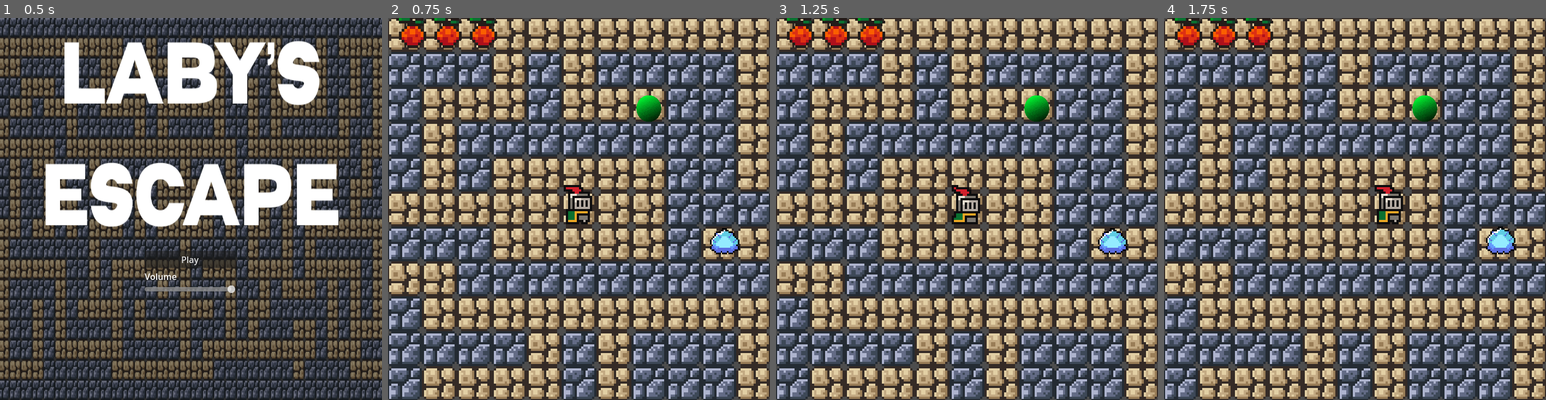
Above: before the commit, frames 1-4 (left to right).
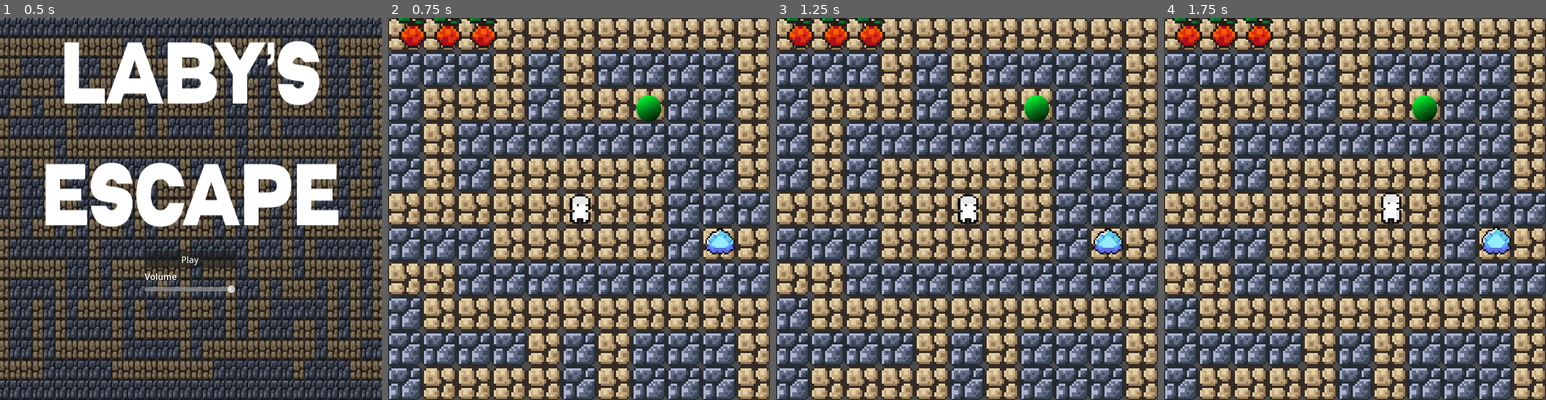
Above: after the commit, the same moments.

Repository: bautiilb/chilli-gamejam
Game: Godot game, scene res://scenes/main_menu.tscn
Same seed, same stepped clock (60 frames per second), same inputs: the game is played once before the commit and once after it.
Inputs:
- Up to frame 1 (0.5 s): no input
- Up to frame 2 (0.75 s): click "Play" at 0.5 s
- Up to frame 3 (1.25 s): no input
- Up to frame 4 (1.75 s): hold Right (ui_right) from 1.28 s (still down)

Frame 1 is identical in both runs. In frame 2, 0.9% of the frame differs, in the area x 46-92%, y 43-62%; in frame 3, 0.9%; in frame 4, 0.9%, in the area x 55-92%, y 43-62%.

Commit message:
realizo pequeños cambios en las posiciones de enemigos

Diff:
--- a/scenes/enemy.tscn
+++ b/scenes/enemy.tscn
@@ -41,7 +41,6 @@
 }]
 
 [sub_resource type="RectangleShape2D" id="RectangleShape2D_e1ltt"]
-
 size = Vector2(4, 7)
 
 [node name="Enemy" type="Node2D"]
@@ -57,13 +56,11 @@
 frame_progress = 0.44262713
 
 [node name="Killzone" parent="." instance=ExtResource("3_c4w8v")]
-
 collision_layer = 4
 collision_mask = 1
 
 [node name="CollisionShape2D" type="CollisionShape2D" parent="Killzone"]
 position = Vector2(0, -6)
-
 shape = SubResource("RectangleShape2D_e1ltt")
 
 [node name="RayCastR" type="RayCast2D" parent="."]
--- a/scenes/nivel_01.tscn
+++ b/scenes/nivel_01.tscn
@@ -147,7 +147,7 @@
 
 [node name="Player" parent="." node_paths=PackedStringArray("camera") instance=ExtResource("1_idmbi")]
 top_level = true
-position = Vector2(-1, 7)
+position = Vector2(0, 7)
 camera = NodePath("../Camera2D")
 
 [node name="Camera2D" type="Camera2D" parent="."]
@@ -167,16 +167,19 @@
 position = Vector2(24, -54)
 
 [node name="Enemy" parent="." instance=ExtResource("4_rb4s4")]
-position = Vector2(-105, 32)
+position = Vector2(-104, 30)
 
 [node name="Enemy4" parent="." instance=ExtResource("4_rb4s4")]
-position = Vector2(137, -114)
+position = Vector2(136, -115)
 
 [node name="Enemy3" parent="." instance=ExtResource("4_rb4s4")]
-position = Vector2(59, 13)
+position = Vector2(57, 13)
 
 [node name="Enemy2" parent="." instance=ExtResource("4_rb4s4")]
-position = Vector2(-198, 76)
+position = Vector2(-199, 77)
+
+[node name="Enemy5" parent="." instance=ExtResource("4_rb4s4")]
+position = Vector2(-136, 141)
 
 [node name="AudioStreamPlayer" type="AudioStreamPlayer" parent="."]
 stream = ExtResource("5_ftixv")
@@ -184,3 +187,9 @@
 autoplay = true
 bus = &"Music"
 parameters/looping = true
+
+[node name="Enemy6" parent="." instance=ExtResource("4_rb4s4")]
+position = Vector2(-136, -114)
+
+[node name="Enemy7" parent="." instance=ExtResource("4_rb4s4")]
+position = Vector2(89, 189)
--- a/scenes/nivel_02.tscn
+++ b/scenes/nivel_02.tscn
@@ -147,7 +147,7 @@
 
 [node name="Player" parent="." node_paths=PackedStringArray("camera") instance=ExtResource("1_yuxx0")]
 top_level = true
-position = Vector2(-8, 7)
+position = Vector2(-7, 7)
 camera = NodePath("../Camera2D")
 
 [node name="Camera2D" type="Camera2D" parent="."]
@@ -171,16 +171,16 @@
 position = Vector2(-143, 109)
 
 [node name="Enemy5" parent="." instance=ExtResource("4_v2grs")]
-position = Vector2(114, -86)
+position = Vector2(114, -84)
 
 [node name="Enemy4" parent="." instance=ExtResource("4_v2grs")]
-position = Vector2(-48, -53)
+position = Vector2(-47, -50)
 
 [node name="Enemy3" parent="." instance=ExtResource("4_v2grs")]
 position = Vector2(65, 76)
 
 [node name="Enemy2" parent="." instance=ExtResource("4_v2grs")]
-position = Vector2(-191, -99)
+position = Vector2(-190, -100)
 
 [node name="AudioStreamPlayer" type="AudioStreamPlayer" parent="."]
 stream = ExtResource("5_di7vc")
@@ -188,3 +188,9 @@
 autoplay = true
 bus = &"Music"
 parameters/looping = true
+
+[node name="Enemy6" parent="." instance=ExtResource("4_v2grs")]
+position = Vector2(-15, -179)
+
+[node name="Enemy7" parent="." instance=ExtResource("4_v2grs")]
+position = Vector2(-111, 189)
--- a/scenes/nivel_03.tscn
+++ b/scenes/nivel_03.tscn
@@ -147,7 +147,7 @@
 
 [node name="Player" parent="." node_paths=PackedStringArray("camera") instance=ExtResource("1_5sl3o")]
 top_level = true
-position = Vector2(-12, -2)
+position = Vector2(-11, -2)
 camera = NodePath("../Camera2D")
 
 [node name="Camera2D" type="Camera2D" parent="."]
@@ -168,19 +168,19 @@
 position = Vector2(33, -120)
 
 [node name="Enemy" parent="." instance=ExtResource("4_ihaaj")]
-position = Vector2(-174, 96)
+position = Vector2(-173, 93)
 
 [node name="Enemy5" parent="." instance=ExtResource("4_ihaaj")]
 position = Vector2(176, 29)
 
 [node name="Enemy4" parent="." instance=ExtResource("4_ihaaj")]
-position = Vector2(-126, -4)
+position = Vector2(-125, -2)
 
 [node name="Enemy3" parent="." instance=ExtResource("4_ihaaj")]
-position = Vector2(17, 80)
+position = Vector2(18, 78)
 
 [node name="Enemy2" parent="." instance=ExtResource("4_ihaaj")]
-position = Vector2(112, -131)
+position = Vector2(114, -131)
 
 [node name="AudioStreamPlayer" type="AudioStreamPlayer" parent="."]
 stream = ExtResource("5_mh8ru")
@@ -188,3 +188,9 @@
 autoplay = true
 bus = &"Music"
 parameters/looping = true
+
+[node name="Enemy6" parent="." instance=ExtResource("4_ihaaj")]
+position = Vector2(-30, 189)
+
+[node name="Enemy7" parent="." instance=ExtResource("4_ihaaj")]
+position = Vector2(-157, -130)
--- a/scenes/nivel_04.tscn
+++ b/scenes/nivel_04.tscn
@@ -168,16 +168,16 @@
 position = Vector2(-94, -103)
 
 [node name="Enemy" parent="." instance=ExtResource("4_j5elm")]
-position = Vector2(-143, 108)
+position = Vector2(-143, 107)
 
 [node name="Enemy5" parent="." instance=ExtResource("4_j5elm")]
-position = Vector2(64, -100)
+position = Vector2(65, -99)
 
 [node name="Enemy4" parent="." instance=ExtResource("4_j5elm")]
-position = Vector2(-47, -52)
+position = Vector2(-47, -51)
 
 [node name="Enemy3" parent="." instance=ExtResource("4_j5elm")]
-position = Vector2(48, -35)
+position = Vector2(49, -34)
 
 [node name="Enemy2" parent="." instance=ExtResource("4_j5elm")]
 position = Vector2(-207, -35)
@@ -188,3 +188,6 @@
 autoplay = true
 bus = &"Music"
 parameters/looping = true
+
+[node name="Enemy6" parent="." instance=ExtResource("4_j5elm")]
+position = Vector2(65, 189)
--- a/scenes/nivel_05.tscn
+++ b/scenes/nivel_05.tscn
@@ -168,19 +168,19 @@
 position = Vector2(17, 104)
 
 [node name="Enemy" parent="." instance=ExtResource("4_cevq1")]
-position = Vector2(-145, 111)
+position = Vector2(-143, 110)
 
 [node name="Enemy5" parent="." instance=ExtResource("4_cevq1")]
-position = Vector2(114, -80)
+position = Vector2(113, -82)
 
 [node name="Enemy4" parent="." instance=ExtResource("4_cevq1")]
-position = Vector2(-46, -47)
+position = Vector2(-46, -50)
 
 [node name="Enemy3" parent="." instance=ExtResource("4_cevq1")]
 position = Vector2(17, 78)
 
 [node name="Enemy2" parent="." instance=ExtResource("4_cevq1")]
-position = Vector2(-256, 15)
+position = Vector2(2, 157)
 
 [node name="AudioStreamPlayer" type="AudioStreamPlayer" parent="."]
 stream = ExtResource("5_7ef8s")
@@ -188,3 +188,6 @@
 autoplay = true
 bus = &"Music"
 parameters/looping = true
+
+[node name="Enemy6" parent="." instance=ExtResource("4_cevq1")]
+position = Vector2(-96, -179)
--- a/scenes/nivel_06.tscn
+++ b/scenes/nivel_06.tscn
@@ -168,16 +168,16 @@
 position = Vector2(49, 25)
 
 [node name="Enemy" parent="." instance=ExtResource("4_vthgn")]
-position = Vector2(-145, 111)
+position = Vector2(-143, 110)
 
 [node name="Enemy5" parent="." instance=ExtResource("4_vthgn")]
-position = Vector2(113, -79)
+position = Vector2(113, -83)
 
 [node name="Enemy4" parent="." instance=ExtResource("4_vthgn")]
-position = Vector2(-46, -47)
+position = Vector2(33, -52)
 
 [node name="Enemy3" parent="." instance=ExtResource("4_vthgn")]
-position = Vector2(66, 80)
+position = Vector2(65, 77)
 
 [node name="Enemy2" parent="." instance=ExtResource("4_vthgn")]
 position = Vector2(-208, -67)
@@ -188,3 +188,9 @@
 autoplay = true
 bus = &"Music"
 parameters/looping = true
+
+[node name="Enemy6" parent="." instance=ExtResource("4_vthgn")]
+position = Vector2(-111, -196)
+
+[node name="Enemy7" parent="." instance=ExtResource("4_vthgn")]
+position = Vector2(98, 174)
--- a/scenes/player.tscn
+++ b/scenes/player.tscn
@@ -1,161 +1,44 @@
-[gd_scene load_steps=28 format=3 uid="uid://d1yygmnwdub3f"]
+[gd_scene load_steps=12 format=3 uid="uid://d1yygmnwdub3f"]
 
-[ext_resource type="Texture2D" uid="uid://conhu68bnbcg2" path="res://assets/brackeys_platformer_assets/sprites/knight.png" id="1_3vyb7"]
 [ext_resource type="Script" uid="uid://t806i02vdqfi" path="res://scenes/player.gd" id="1_g2els"]
-[ext_resource type="Script" path="res://scenes/h_box_container.gd" id="3_dqkch"]
+[ext_resource type="Script" uid="uid://ronk4rqa4p7y" path="res://scenes/h_box_container.gd" id="3_dqkch"]
+[ext_resource type="Texture2D" uid="uid://djt2d0kf3bp8t" path="res://assets/sprites/player.png" id="3_qlg0r"]
 [ext_resource type="PackedScene" uid="uid://bettjxnttm8aa" path="res://corazón.tscn" id="4_qlg0r"]
 
-[sub_resource type="AtlasTexture" id="AtlasTexture_g2els"]
-atlas = ExtResource("1_3vyb7")
+[sub_resource type="AtlasTexture" id="AtlasTexture_dqkch"]
+atlas = ExtResource("3_qlg0r")
 region = Rect2(0, 0, 32, 32)
 
-[sub_resource type="AtlasTexture" id="AtlasTexture_qhqgy"]
-atlas = ExtResource("1_3vyb7")
+[sub_resource type="AtlasTexture" id="AtlasTexture_qlg0r"]
+atlas = ExtResource("3_qlg0r")
 region = Rect2(32, 0, 32, 32)
 
-[sub_resource type="AtlasTexture" id="AtlasTexture_dqkch"]
-atlas = ExtResource("1_3vyb7")
+[sub_resource type="AtlasTexture" id="AtlasTexture_tuyoq"]
+atlas = ExtResource("3_qlg0r")
 region = Rect2(64, 0, 32, 32)
 
-[sub_resource type="AtlasTexture" id="AtlasTexture_qlg0r"]
-atlas = ExtResource("1_3vyb7")
+[sub_resource type="AtlasTexture" id="AtlasTexture_fjrip"]
+atlas = ExtResource("3_qlg0r")
 region = Rect2(96, 0, 32, 32)
-
-[sub_resource type="AtlasTexture" id="AtlasTexture_tuyoq"]
-atlas = ExtResource("1_3vyb7")
-region = Rect2(0, 64, 32, 32)
-
-[sub_resource type="AtlasTexture" id="AtlasTexture_fjrip"]
-atlas = ExtResource("1_3vyb7")
-region = Rect2(32, 64, 32, 32)
-
-[sub_resource type="AtlasTexture" id="AtlasTexture_smehm"]
-atlas = ExtResource("1_3vyb7")
-region = Rect2(64, 64, 32, 32)
-
-[sub_resource type="AtlasTexture" id="AtlasTexture_ur7pv"]
-atlas = ExtResource("1_3vyb7")
-region = Rect2(96, 64, 32, 32)
-
-[sub_resource type="AtlasTexture" id="AtlasTexture_y4r1p"]
-atlas = ExtResource("1_3vyb7")
-region = Rect2(128, 64, 32, 32)
-
-[sub_resource type="AtlasTexture" id="AtlasTexture_d2wvv"]
-atlas = ExtResource("1_3vyb7")
-region = Rect2(160, 64, 32, 32)
-
-[sub_resource type="AtlasTexture" id="AtlasTexture_3v2ag"]
-atlas = ExtResource("1_3vyb7")
-region = Rect2(192, 64, 32, 32)
-
-[sub_resource type="AtlasTexture" id="AtlasTexture_jej6c"]
-atlas = ExtResource("1_3vyb7")
-region = Rect2(224, 64, 32, 32)
-
-[sub_resource type="AtlasTexture" id="AtlasTexture_f1ej7"]
-atlas = ExtResource("1_3vyb7")
-region = Rect2(0, 96, 32, 32)
-
-[sub_resource type="AtlasTexture" id="AtlasTexture_oprun"]
-atlas = ExtResource("1_3vyb7")
-region = Rect2(32, 96, 32, 32)
-
-[sub_resource type="AtlasTexture" id="AtlasTexture_a8ls1"]
-atlas = ExtResource("1_3vyb7")
-region = Rect2(64, 96, 32, 32)
-
-[sub_resource type="AtlasTexture" id="AtlasTexture_qfm1y"]
-atlas = ExtResource("1_3vyb7")
-region = Rect2(96, 96, 32, 32)
-
-[sub_resource type="AtlasTexture" id="AtlasTexture_fulsm"]
-atlas = ExtResource("1_3vyb7")
-region = Rect2(128, 96, 32, 32)
-
-[sub_resource type="AtlasTexture" id="AtlasTexture_4r5pv"]
-atlas = ExtResource("1_3vyb7")
-region = Rect2(160, 96, 32, 32)
-
-[sub_resource type="AtlasTexture" id="AtlasTexture_60mlk"]
-atlas = ExtResource("1_3vyb7")
-region = Rect2(192, 96, 32, 32)
-
-[sub_resource type="AtlasTexture" id="AtlasTexture_i4ail"]
-atlas = ExtResource("1_3vyb7")
-region = Rect2(224, 96, 32, 32)
 
 [sub_resource type="SpriteFrames" id="SpriteFrames_a38lo"]
 animations = [{
 "frames": [{
 "duration": 1.0,
-"texture": SubResource("AtlasTexture_g2els")
-}, {
-"duration": 1.0,
-"texture": SubResource("AtlasTexture_qhqgy")
-}, {
-"duration": 1.0,
 "texture": SubResource("AtlasTexture_dqkch")
 }, {
 "duration": 1.0,
 "texture": SubResource("AtlasTexture_qlg0r")
-}],
-"loop": true,
-"name": &"idle",
-"speed": 10.0
 }, {
-"frames": [{
 "duration": 1.0,
 "texture": SubResource("AtlasTexture_tuyoq")
 }, {
 "duration": 1.0,
 "texture": SubResource("AtlasTexture_fjrip")
-}, {
-"duration": 1.0,
-"texture": SubResource("AtlasTexture_smehm")
-}, {
-"duration": 1.0,
-"texture": SubResource("AtlasTexture_ur7pv")
-}, {
-"duration": 1.0,
-"texture": SubResource("AtlasTexture_y4r1p")
-}, {
-"duration": 1.0,
-"texture": SubResource("AtlasTexture_d2wvv")
-}, {
-"duration": 1.0,
-"texture": SubResource("AtlasTexture_3v2ag")
-}, {
-"duration": 1.0,
-"texture": SubResource("AtlasTexture_jej6c")
-}, {
-"duration": 1.0,
-"texture": SubResource("AtlasTexture_f1ej7")
-}, {
-"duration": 1.0,
-"texture": SubResource("AtlasTexture_oprun")
-}, {
-"duration": 1.0,
-"texture": SubResource("AtlasTexture_a8ls1")
-}, {
-"duration": 1.0,
-"texture": SubResource("AtlasTexture_qfm1y")
-}, {
-"duration": 1.0,
-"texture": SubResource("AtlasTexture_fulsm")
-}, {
-"duration": 1.0,
-"texture": SubResource("AtlasTexture_4r5pv")
-}, {
-"duration": 1.0,
-"texture": SubResource("AtlasTexture_60mlk")
-}, {
-"duration": 1.0,
-"texture": SubResource("AtlasTexture_i4ail")
 }],
 "loop": true,
-"name": &"new_animation",
-"speed": 10.0
+"name": &"idle",
+"speed": 7.0
 }]
 
 [sub_resource type="RectangleShape2D" id="RectangleShape2D_4ni07"]
@@ -171,20 +54,21 @@
 
 [node name="AnimatedSprite2D" type="AnimatedSprite2D" parent="."]
 texture_filter = 1
-position = Vector2(0, -12)
+position = Vector2(-1, -11)
+scale = Vector2(1.03125, 0.90625)
 sprite_frames = SubResource("SpriteFrames_a38lo")
-animation = &"new_animation"
+animation = &"idle"
 autoplay = "idle"
-frame_progress = 0.81752306
+frame_progress = 0.68930376
 
 [node name="CollisionShape2D" type="CollisionShape2D" parent="."]
-position = Vector2(0, -7)
+position = Vector2(-1, -7)
 shape = SubResource("RectangleShape2D_4ni07")
 
 [node name="Area2D" type="Area2D" parent="."]
 
 [node name="CollisionShape2D" type="CollisionShape2D" parent="Area2D"]
-position = Vector2(0, -7)
+position = Vector2(-1, -7)
 shape = SubResource("RectangleShape2D_g2els")
 
 [node name="barraDeVida" type="CanvasLayer" parent="."]
Not shown: 1 places in scenes/nivel_01.tscn that only renumber resources
Not shown: 1 places in scenes/nivel_02.tscn that only renumber resources
Not shown: 1 places in scenes/nivel_03.tscn that only renumber resources
Not shown: 1 places in scenes/nivel_05.tscn that only renumber resources
